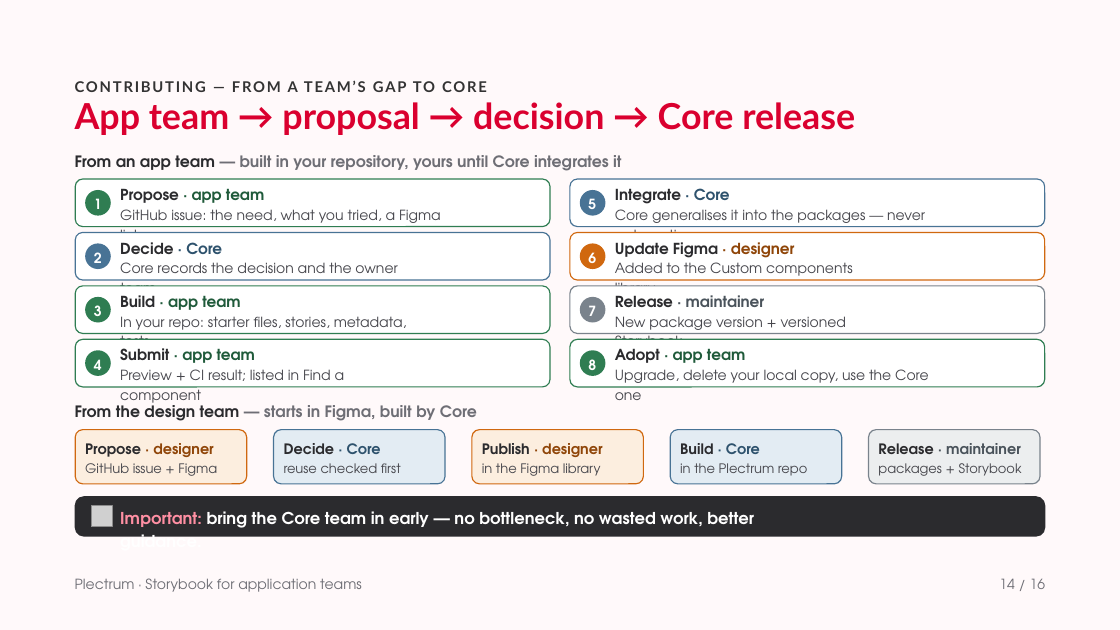
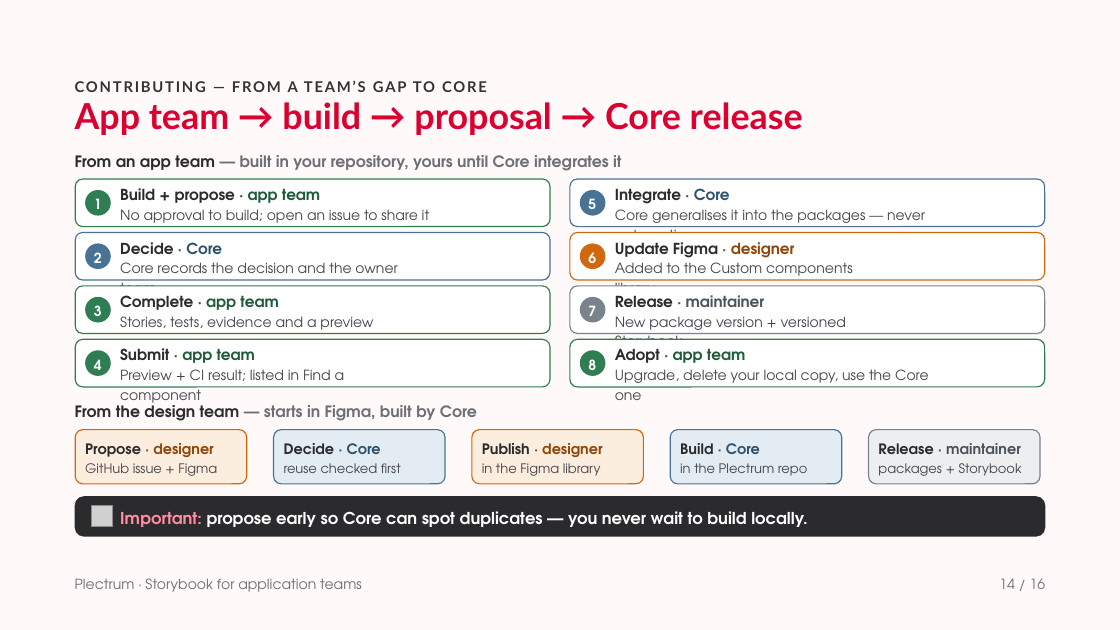
Before and after one commit to solidaris-danielbodigil/solidaris-plectrum, a slide deck: slide 14 of docs/Storybook for application teams.pptx. Drawn at 1120x630 pixels with LibreOffice and Linux fonts; fonts in the diff are those of the drawing; grey boxes stand for pictures; background and template pictures are left out. Boxes give left, top, right and bottom in pixels: in the first picture for what was removed or moved away, otherwise in the second. Text is boxed around its words. In the diff, an @@ line names an element or a change of style, - is before the commit and + after.

```diff
--- a/docs/Storybook for application teams.pptx
+++ b/docs/Storybook for application teams.pptx
@@ text at [75,102,803,135]: text changed @@
-App team → proposal → decision → Core release
+App team → build → proposal → Core release
@@ text at [120,188,320,203]: text changed; text colour #1F5A3A to #2B2B2E @@
-Propose · app team
+Build + propose · app team
@@ text at [120,209,430,227]: text changed @@
-GitHub issue: the need, what you tried, a Figma link
+No approval to build; open an issue to share it
@@ text at [120,295,278,310]: text changed; text colour #1F5A3A to #2B2B2E @@
-Build · app team
+Complete · app team
@@ text at [120,316,373,334]: text changed @@
-In your repo: starter files, stories, metadata, tests
+Stories, tests, evidence and a preview
@@ text at [120,511,807,527]: text changed @@
-Important: bring the Core team in early — no bottleneck, no wasted work, better guidance.
+Important: propose early so Core can spot duplicates — you never wait to build locally.
```
Also in this commit, not shown: 8 other slides changed.
